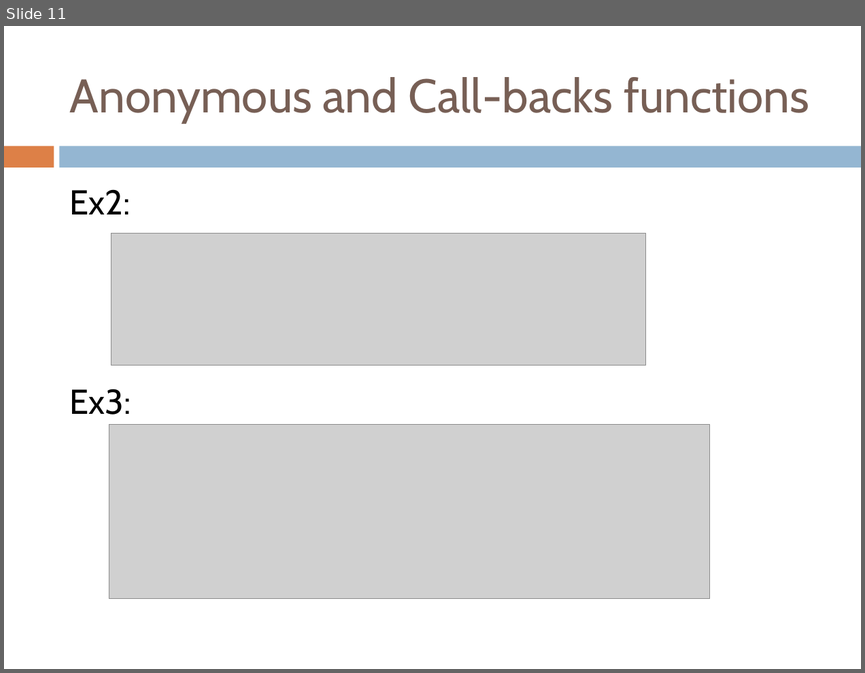
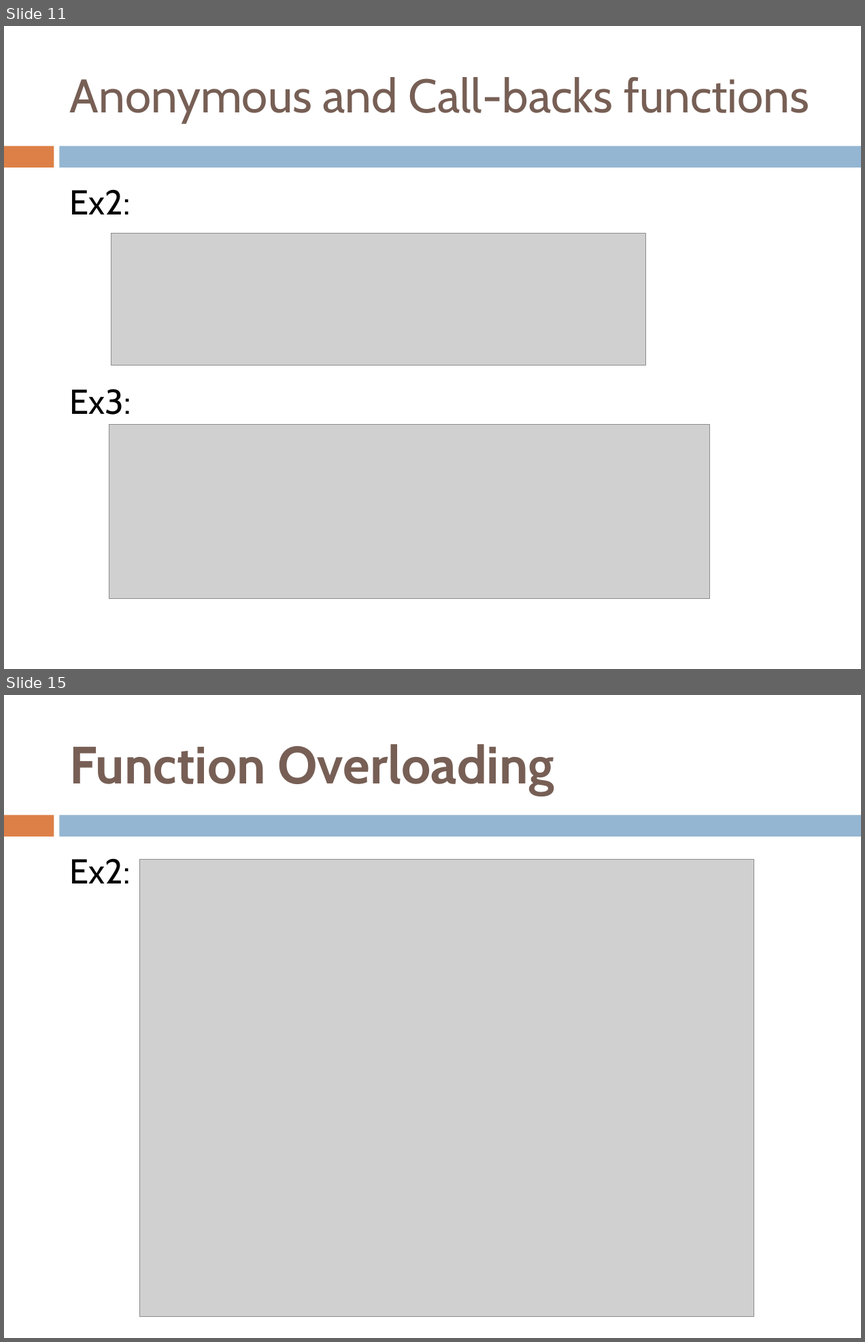
Before and after one commit to yedukondalurd/PPT, a slide deck: Advanced Javascript.pptx. Shown one above the other, each under a label of ours: slide 11 before the commit, slides 11 and 15 after it; the slides between them are not shown. The pictures are 865x673 and 865x1342 pixels, drawn with LibreOffice and Linux fonts; fonts in the diff are those of the drawing; grey boxes stand for pictures. Boxes give left, top, right and bottom in pixels: in the first picture for what was removed or moved away, otherwise in the second. Text is boxed around its words. In the diff, an @@ line names an element or a change of style, - is before the commit and + after.

```diff
--- a/Advanced Javascript.pptx
+++ b/Advanced Javascript.pptx
@@ slide 15 added at (x1=4, y1=695, x2=861, y2=1338), background #FFFFFF; not listed: 2 template elements that a slide beside it also shows @@
@@ title added at (x1=70, y1=744, x2=554, y2=795), 44 pt, text #775F55, bold @@
+Function Overloading
@@ text added at (x1=70, y1=858, x2=130, y2=883), 29 pt, text #000000 @@
+Ex2:
@@ picture added at (x1=139, y1=860, x2=753, y2=1317) @@
```
Also in this commit, not shown: 7 other slides added, 4 slides removed, 1 other file.
